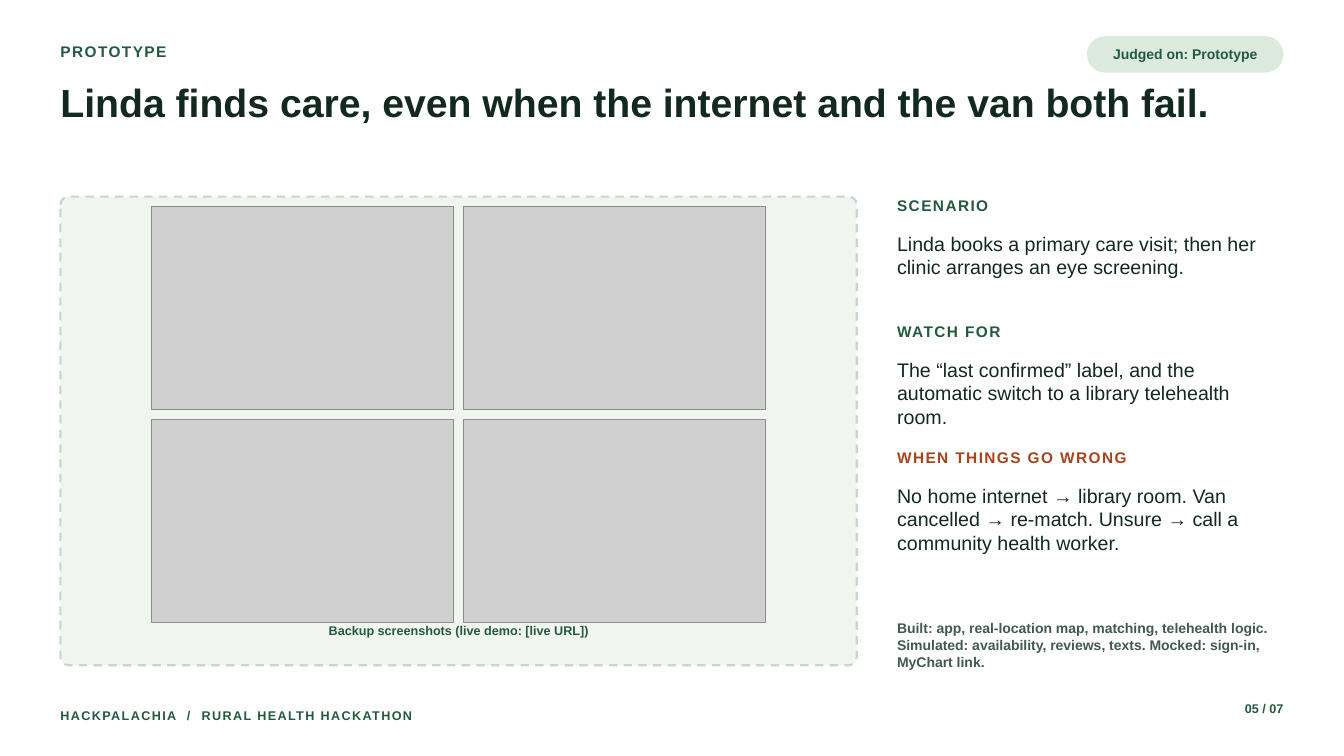
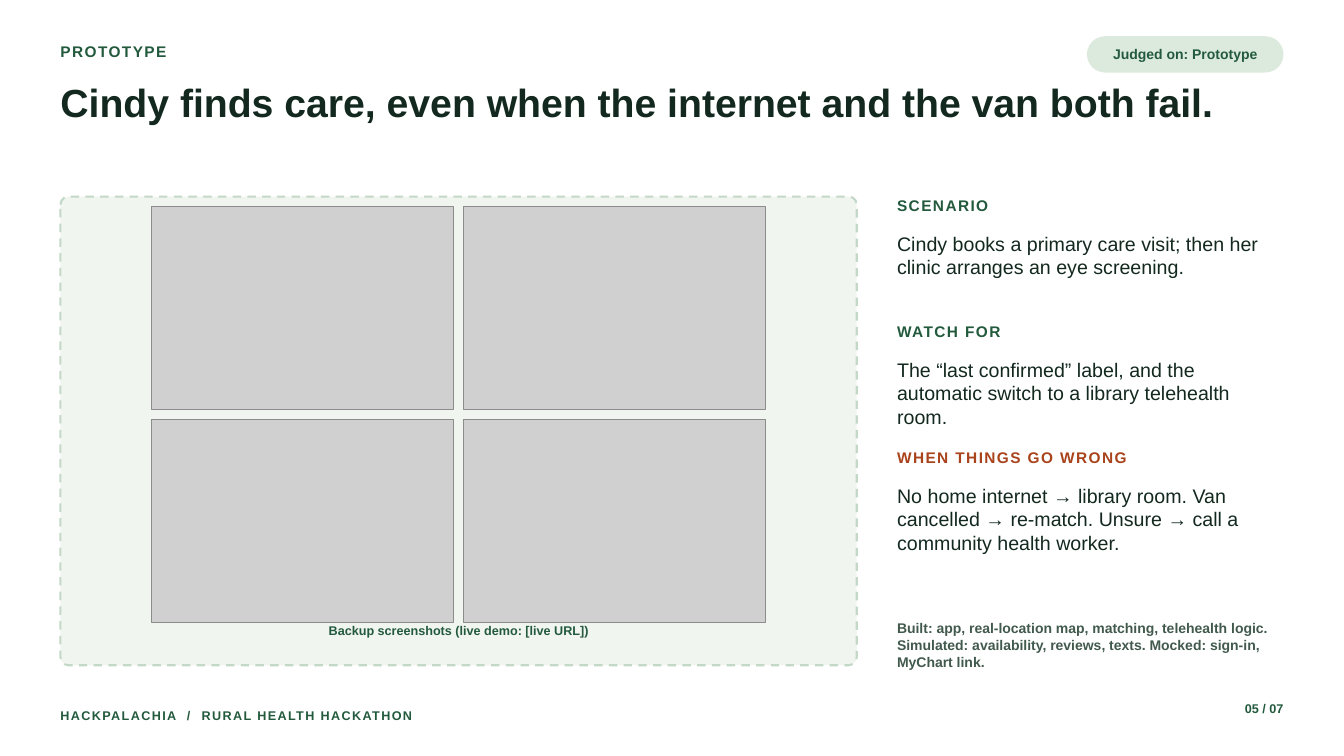
Before and after one commit to brielle-fox/Hackpalachia, a slide deck: slide 5 of pitch/CareBridge_Pitch.pptx. Drawn at 1344x756 pixels with LibreOffice and Linux fonts; fonts in the diff are those of the drawing; grey boxes stand for pictures. Boxes give left, top, right and bottom in pixels: in the first picture for what was removed or moved away, otherwise in the second. Text is boxed around its words. In the diff, an @@ line names an element or a change of style, - is before the commit and + after.

```diff
--- a/pitch/CareBridge_Pitch.pptx
+++ b/pitch/CareBridge_Pitch.pptx
@@ title at <box>60,88,1213,125</box>: text changed @@
-Linda finds care, even when the internet and the van both fail.
+Cindy finds care, even when the internet and the van both fail.
@@ text at <box>897,236,1258,278</box>: text changed @@
-Linda books a primary care visit; then her clinic arranges an eye screening.
+Cindy books a primary care visit; then her clinic arranges an eye screening.
```
Also in this commit, not shown: 2 other slides changed, 25 other files.
